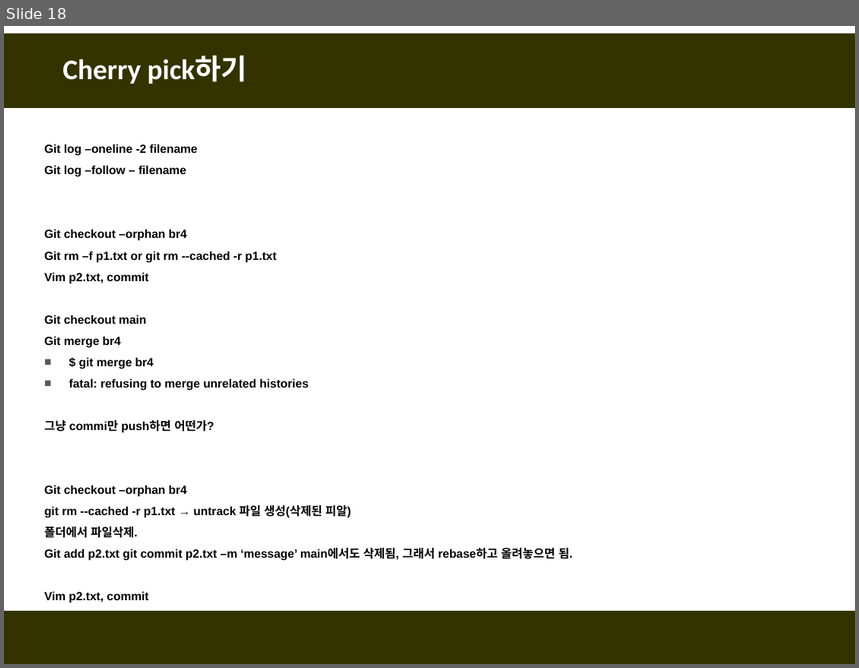
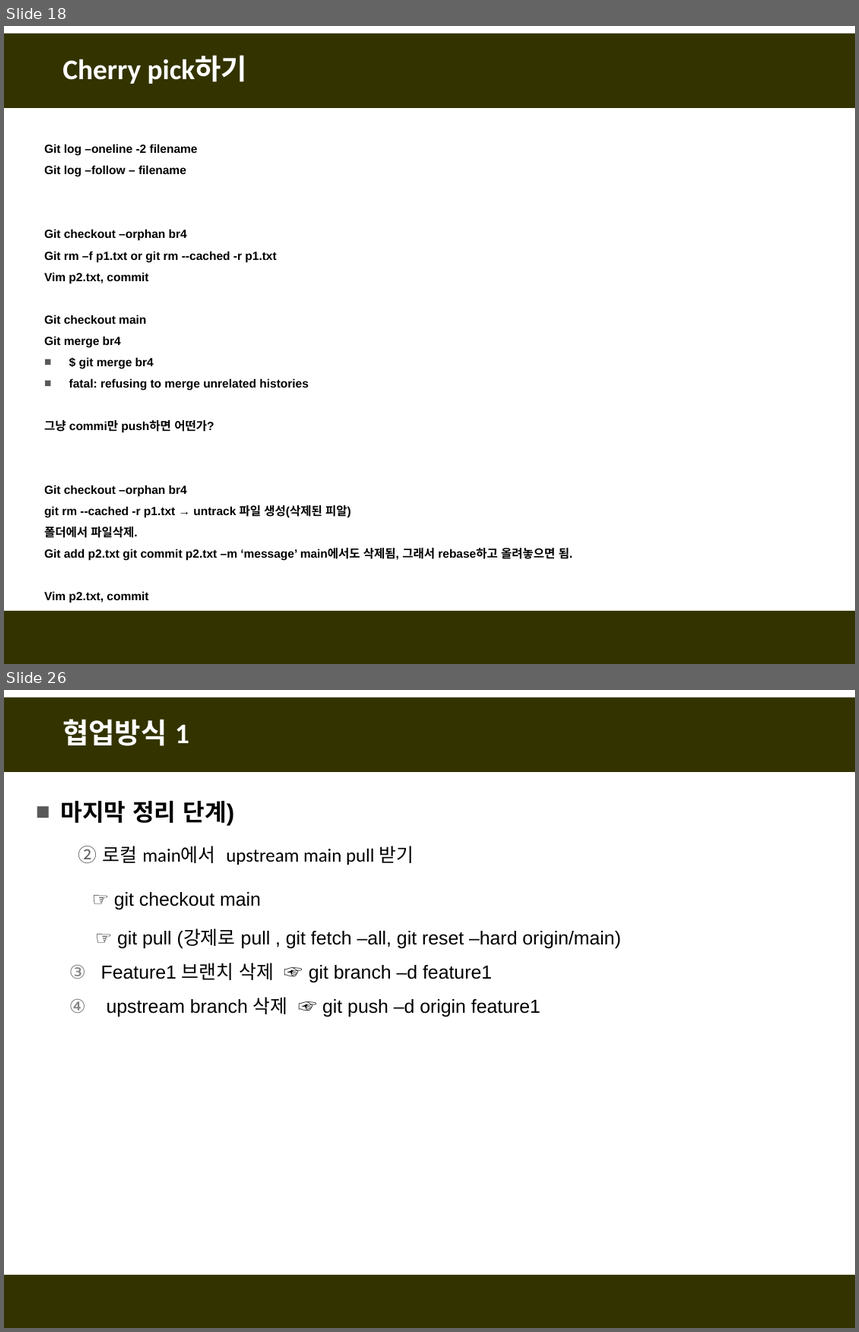
Before and after one commit to fasthill/github-lecture, a slide deck: git및github첫걸음6-정리중.pptx. Shown one above the other, each under a label of ours: slide 18 before the commit, slides 18 and 26 after it; the slides between them are not shown. The pictures are 859x668 and 859x1332 pixels, drawn with LibreOffice and Linux fonts; fonts in the diff are those of the drawing. Boxes give left, top, right and bottom in pixels: in the first picture for what was removed or moved away, otherwise in the second. Text is boxed around its words. In the diff, an @@ line names an element or a change of style, - is before the commit and + after.

```diff
--- a/git및github첫걸음6-정리중.pptx
+++ b/git및github첫걸음6-정리중.pptx
@@ slide 26 added at [4,690,855,1328], background #FFFFFF; not listed: 2 template elements that a slide beside it also shows @@
@@ title added at [63,719,189,746], 24 pt, text #FFFFFF, bold @@
+협업방식 1
@@ text added at [61,801,621,1017], 16 pt, text #000000 @@
+■ 마지막 정리 단계)
+  2. 로컬 main에서 upstream main pull 받기
+  ☞ git checkout main
+  ☞ git pull (강제로 pull , git fetch –all, git reset –hard origin/main)
+  3. Feature1 브랜치 삭제 ☞ git branch –d feature1
+  4. upstream branch 삭제 ☞ git push –d origin feature1
```
Also in this commit, not shown: 15 other slides added.
